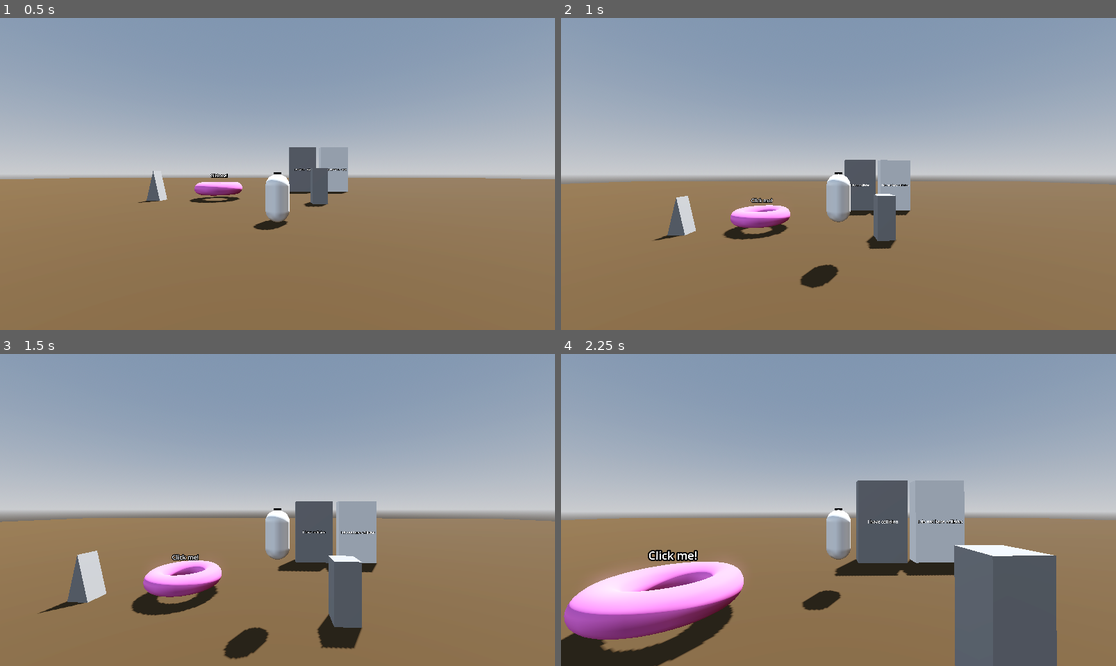
Above: before the commit, frames 1-4 (two rows, left to right).
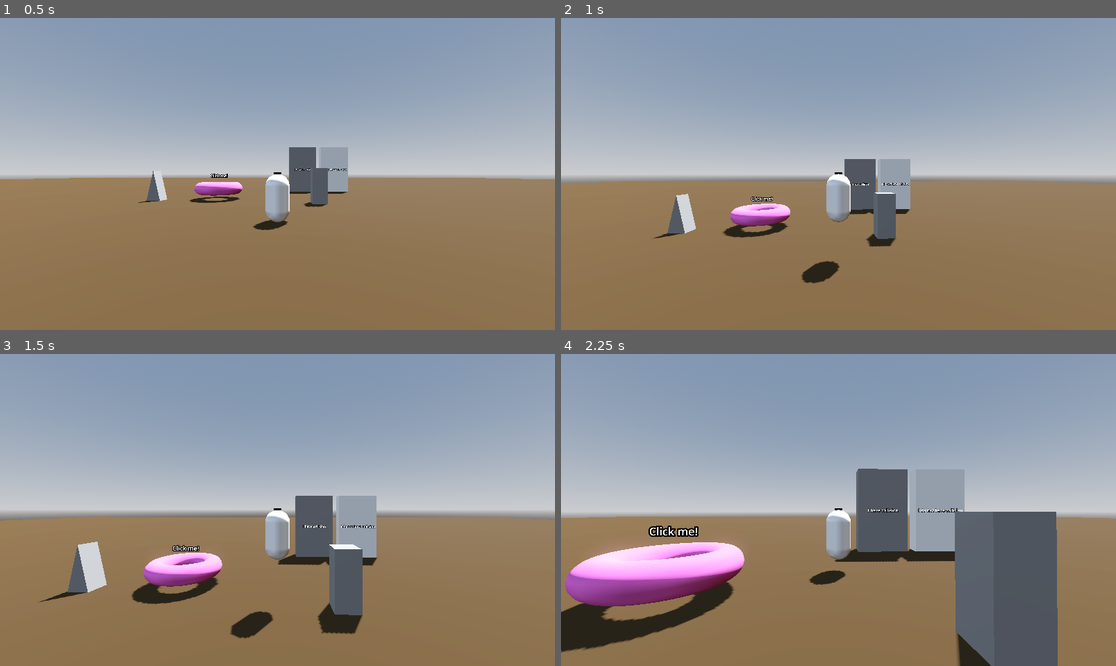
Above: after the commit, the same moments.

Repository: Gjosti/dev-sandbox
Game: Godot game, scene res://Levels/sandbox_level.tscn
The game is run twice, just before and just after one commit, with the same random seed, the same clock (stepped at 60 frames per second) and the same inputs.
Inputs (mouse positions are in pixels of both pictures, inside the frame that each line leads up to):
- Up to frame 1 (0.5 s): no input
- Up to frame 2 (1 s): tap Enter at 0.5 s; move the mouse to (866, 174) at 0.52 s; hold W (move_forward) from 0.53 s (still down); hold Mouse wheel down (scroll_backward) from 0.53 s (still down); click (866, 174) at 0.67 s; tap Space (jump) at 0.77 s; tap Mouse wheel up (scroll_forward) at 0.8 s
- Up to frame 3 (1.5 s): keep holding W (move_forward); tap Space (jump) at 1.07 s; move the mouse to (249, 510) at 1.27 s; release Mouse wheel down (scroll_backward) at 1.28 s; tap Mouse wheel up (scroll_forward) at 1.35 s
- Up to frame 4 (2.25 s): keep holding W (move_forward); tap Space (jump) at 1.52, 1.82 s; tap Shift (dash, bound only after the commit) at 1.55 s; move the mouse to (849, 503) at 2.02 s; hold Shift (dash, bound only after the commit) from 2.03 s (still down)

Frame 1 is identical in both runs. In frame 2, 1.3% of the frame differs, in the area x 0-100%, y 45-87%; in frame 3, 5.8%; in frame 4, 16%, in the area x 0-100%, y 36-100%.

Commit message:
Air control lerp | started on dash.

Diff:
--- a/Player/Player.tscn
+++ b/Player/Player.tscn
@@ -1,13 +1,18 @@
-[gd_scene load_steps=11 format=3 uid="uid://be1k25cx46lxo"]
+[gd_scene load_steps=14 format=3 uid="uid://be1k25cx46lxo"]
 
 [ext_resource type="Script" uid="uid://bf26qmpmlw17r" path="res://Player/player.gd" id="1_3qydi"]
 [ext_resource type="Material" uid="uid://c23j08bjm2j2x" path="res://Outlines/XRayOutline.tres" id="2_q3lat"]
+[ext_resource type="PackedScene" uid="uid://co5s7037hupeh" path="res://Player/dash.tscn" id="3_tok1r"]
+[ext_resource type="PackedScene" uid="uid://bedml0okde3l1" path="res://Player/rig.tscn" id="4_ddoul"]
 
 [sub_resource type="StandardMaterial3D" id="StandardMaterial3D_tok1r"]
 transparency = 4
 
+[sub_resource type="StandardMaterial3D" id="StandardMaterial3D_wer68"]
+transparency = 4
+
 [sub_resource type="CapsuleMesh" id="CapsuleMesh_l2ndj"]
-material = SubResource("StandardMaterial3D_tok1r")
+material = SubResource("StandardMaterial3D_wer68")
 
 [sub_resource type="StandardMaterial3D" id="StandardMaterial3D_8g4oa"]
 no_depth_test = true
@@ -32,6 +37,7 @@
 
 [node name="MeshInstance3D" type="MeshInstance3D" parent="."]
 transform = Transform3D(1, 0, 0, 0, 1, 0, 0, 0, 1, 0, 1, 0)
+visible = false
 material_override = SubResource("StandardMaterial3D_tok1r")
 material_overlay = ExtResource("2_q3lat")
 mesh = SubResource("CapsuleMesh_l2ndj")
@@ -39,6 +45,7 @@
 
 [node name="MeshInstance3D" type="MeshInstance3D" parent="MeshInstance3D"]
 transform = Transform3D(0.69, 0, 0, 0, 0.27, 0, 0, 0, 0.445, 0, 0.94015825, -0.41239765)
+visible = false
 material_override = SubResource("StandardMaterial3D_8g4oa")
 mesh = SubResource("BoxMesh_3qydi")
 surface_material_override/0 = SubResource("StandardMaterial3D_q3lat")
@@ -60,3 +67,12 @@
 margin = 2.0
 
 [node name="Camera3D" type="Camera3D" parent="HorizontalPivot/VerticalPivot/CameraArm"]
+
+[node name="Dash" parent="." node_paths=PackedStringArray("player") instance=ExtResource("3_tok1r")]
+player = NodePath("..")
+
+[node name="RigPivot" type="Node3D" parent="."]
+
+[node name="Rig" parent="RigPivot" instance=ExtResource("4_ddoul")]
+
+[editable path="RigPivot/Rig"]
--- /dev/null
+++ b/Player/dash.gd
@@ -0,0 +1,26 @@
+extends Node3D
+
+@export var player: Player
+@export var dash_cooldown:float = 0.5
+@onready var timer: Timer = $Timer
+
+var direction: Vector3 = Vector3.ZERO
+
+# Called when the node enters the scene tree for the first time.
+func _ready() -> void:
+	pass # Replace with function body.
+
+
+# Called every frame. 'delta' is the elapsed time since the previous frame.
+func _process(delta: float) -> void:
+	pass
+
+
+func _unhandled_input(event: InputEvent) -> void:
+	if event.is_action_pressed("dash"):
+		if timer.is_stopped():
+			direction = -player.global_transform.basis.z.normalized()
+			print("Dashable")
+			timer.start(dash_cooldown)
+		else:
+			print("Not Dashable")
--- /dev/null
+++ b/Player/dash.tscn
@@ -0,0 +1,11 @@
+[gd_scene load_steps=2 format=3 uid="uid://co5s7037hupeh"]
+
+[ext_resource type="Script" uid="uid://cx3bb1crghvf3" path="res://Player/dash.gd" id="1_bedmj"]
+
+[node name="Dash" type="Node3D"]
+script = ExtResource("1_bedmj")
+
+[node name="Timer" type="Timer" parent="."]
+one_shot = true
+
+[node name="GPUParticles3D" type="GPUParticles3D" parent="."]
--- a/Player/player.gd
+++ b/Player/player.gd
@@ -1,12 +1,14 @@
 extends CharacterBody3D
+class_name Player
 
-# ovement Settings
+# Movement Settings
 @export_group("Movement Settings")
 @export var jump_height: float = 4
 @export var jump_time_to_peak: float = 0.5
 @export var jump_time_to_descent: float = 0.25
 @export var extra_jumps: int = 1
 @export var speed: float = 6.0
+@export_range (0, 30, 0.5) var air_control_lerp: float = 10 # Controls air movement responsiveness
 
 # Camera Settings
 @export_group("Camera Settings")
@@ -29,6 +31,7 @@
 @onready var vertical_pivot: Node3D = $HorizontalPivot/VerticalPivot
 @onready var player_mesh: Node3D = $MeshInstance3D
 @onready var collision_shape_3d: CollisionShape3D = $CollisionShape3D
+@onready var rig_pivot: Node3D = $RigPivot
 @onready var camera_arm: SpringArm3D = $HorizontalPivot/VerticalPivot/CameraArm
 
 # Calculated Jump Variables
@@ -44,11 +47,15 @@
 func _physics_process(delta: float) -> void:
 	frame_camera_rotation()
 	apply_gravity(delta)
-	handle_movement()
-	handle_air_control()
+	handle_movement(delta)
+	handle_air_control(delta)
+	# handle_dash_input()
+	handle_jump_input()
+
 	move_and_slide()
 	previous_velocity = velocity
-	 # Coyote time logic
+
+	 # Coyote time
 	if is_on_floor():
 		coyote_timer = coyote_time
 	else:
@@ -64,7 +71,7 @@
 	return jump_gravity if velocity.y > 0.0 else fall_gravity
 
 # Movement
-func handle_movement() -> void:
+func handle_movement(delta: float) -> void:
 	var input_dir := Input.get_vector("move_left", "move_right", "move_forward", "move_backward")
 	var direction := Vector3.ZERO
 	if input_dir.length() > 0:
@@ -75,24 +82,24 @@
 		velocity.x = direction.x * speed
 		velocity.z = direction.z * speed
 		var target_yaw = atan2(-direction.x, -direction.z)
-		player_mesh.rotation.y = target_yaw
-		collision_shape_3d.rotation.y = target_yaw
+		rig_pivot.rotation.y = lerp_angle(rig_pivot.rotation.y, target_yaw, 10.0 * delta)
 	else:
 		velocity.x = move_toward(velocity.x, 0, speed)
 		velocity.z = move_toward(velocity.z, 0, speed)
 
 # Air Control
-func handle_air_control() -> void:
+func handle_air_control(delta: float) -> void:
 	if not is_on_floor():
-		velocity.x = lerp(previous_velocity.x, velocity.x, 0.1)
-		velocity.z = lerp(previous_velocity.z, velocity.z, 0.1)
-		velocity.y = lerp(previous_velocity.y, velocity.y, 0.9)
+		velocity.x = lerp(previous_velocity.x, velocity.x, 1.0 - exp(-air_control_lerp * delta))
+		velocity.z = lerp(previous_velocity.z, velocity.z, 1.0 - exp(-air_control_lerp * delta))
 
 # Input Handling
 func _unhandled_input(event: InputEvent) -> void:
 	handle_mouse_input(event)
-	handle_jump_input(event)
 	handle_camera_zoom(event)
+	# Handle jump release for variable jump height
+	if event.is_action_released("jump") and velocity.y >= 0:
+		velocity.y *= 0.4
 
 func handle_mouse_input(event: InputEvent) -> void:
 	if event.is_action_pressed("ui_focus_next"):
@@ -100,25 +107,24 @@
 	if Input.mouse_mode == Input.MOUSE_MODE_CAPTURED and event is InputEventMouseMotion:
 		_look += -event.relative * mouse_sensitivity
 
-func handle_jump_input(event: InputEvent) -> void:
-	if event.is_action_pressed("jump"):
-		jump()
-	if event.is_action_released("jump") and velocity.y >= 0:
-		velocity.y *= 0.4
-
-func jump() -> void:
-	if is_on_floor() or coyote_timer > 0.0:
-		velocity.y = jump_velocity
-		coyote_timer = 0.0
-	elif jumps_left > 0:
-		jumps_left -= 1
-		velocity.y = jump_velocity
+func handle_jump_input() -> void:
+	if Input.is_action_just_pressed("jump"):
+		if is_on_floor() or coyote_timer > 0.0:
+			velocity.y = jump_velocity
+			coyote_timer = 0.0
+		elif jumps_left > 0:
+			jumps_left -= 1
+			velocity.y = jump_velocity
 
 func handle_camera_zoom(event: InputEvent) -> void:
 	if event.is_action_pressed("scroll_forward"):
-		camera_arm.spring_length = clampf(camera_arm.spring_length - camera_scroll_sensitivity, min_camera_distance, max_camera_distance)
+		camera_arm.spring_length = clampf(
+			camera_arm.spring_length - camera_scroll_sensitivity,
+			min_camera_distance, max_camera_distance)
 	if event.is_action_pressed("scroll_backward"):
-		camera_arm.spring_length = clampf(camera_arm.spring_length + camera_scroll_sensitivity, min_camera_distance, max_camera_distance)
+		camera_arm.spring_length = clampf(
+			camera_arm.spring_length + camera_scroll_sensitivity,
+			min_camera_distance, max_camera_distance)
 
 func frame_camera_rotation() -> void:
 	horizontal_pivot.rotation.y += _look.x
@@ -129,3 +135,5 @@
 		deg_to_rad(max_camera_rotation)
 	)
 	_look = Vector2.ZERO
+
+#func look_toward_direction(direction: Vector3, delta: float) -> void:
--- /dev/null
+++ b/Player/rig.tscn
@@ -0,0 +1,43 @@
+[gd_scene load_steps=9 format=3 uid="uid://bedml0okde3l1"]
+
+[ext_resource type="Material" uid="uid://c23j08bjm2j2x" path="res://Outlines/XRayOutline.tres" id="1_ydo8n"]
+
+[sub_resource type="StandardMaterial3D" id="StandardMaterial3D_wer68"]
+transparency = 4
+
+[sub_resource type="StandardMaterial3D" id="StandardMaterial3D_tok1r"]
+transparency = 4
+
+[sub_resource type="CapsuleMesh" id="CapsuleMesh_ojd8b"]
+material = SubResource("StandardMaterial3D_tok1r")
+
+[sub_resource type="StandardMaterial3D" id="StandardMaterial3D_awthv"]
+no_depth_test = true
+albedo_color = Color(0, 0, 0, 1)
+
+[sub_resource type="StandardMaterial3D" id="StandardMaterial3D_ddoul"]
+render_priority = -2
+
+[sub_resource type="BoxMesh" id="BoxMesh_32kt2"]
+material = SubResource("StandardMaterial3D_ddoul")
+size = Vector3(0.45, 1, 2.18)
+
+[sub_resource type="StandardMaterial3D" id="StandardMaterial3D_8s7l5"]
+albedo_color = Color(0.10747976, 0.10747973, 0.10747973, 1)
+
+[node name="Rig" type="Node3D"]
+
+[node name="CharacterRig" type="Node3D" parent="."]
+
+[node name="MeshInstance3D" type="MeshInstance3D" parent="CharacterRig"]
+transform = Transform3D(1, 0, 0, 0, 1, 0, 0, 0, 1, 0, 1, 0)
+material_override = SubResource("StandardMaterial3D_wer68")
+material_overlay = ExtResource("1_ydo8n")
+mesh = SubResource("CapsuleMesh_ojd8b")
+skeleton = NodePath("")
+
+[node name="MeshInstance3D" type="MeshInstance3D" parent="CharacterRig/MeshInstance3D"]
+transform = Transform3D(0.69, 0, 0, 0, 0.27, 0, 0, 0, 0.445, 0, 0.94015825, -0.41239765)
+material_override = SubResource("StandardMaterial3D_awthv")
+mesh = SubResource("BoxMesh_32kt2")
+surface_material_override/0 = SubResource("StandardMaterial3D_8s7l5")
--- a/project.godot
+++ b/project.godot
@@ -84,7 +84,7 @@
 "events": [Object(InputEventKey,"resource_local_to_scene":false,"resource_name":"","device":-1,"window_id":0,"alt_press …(192 unchanged characters)…
 ]
 }
-Dash={
+dash={
 "deadzone": 0.2,
 "events": [Object(InputEventKey,"resource_local_to_scene":false,"resource_name":"","device":-1,"window_id":0,"alt_press …(195 unchanged characters)…
 ]
Not shown, added: Player/dash.gd.uid
Not shown, added: .github/copilot-instructions.md
